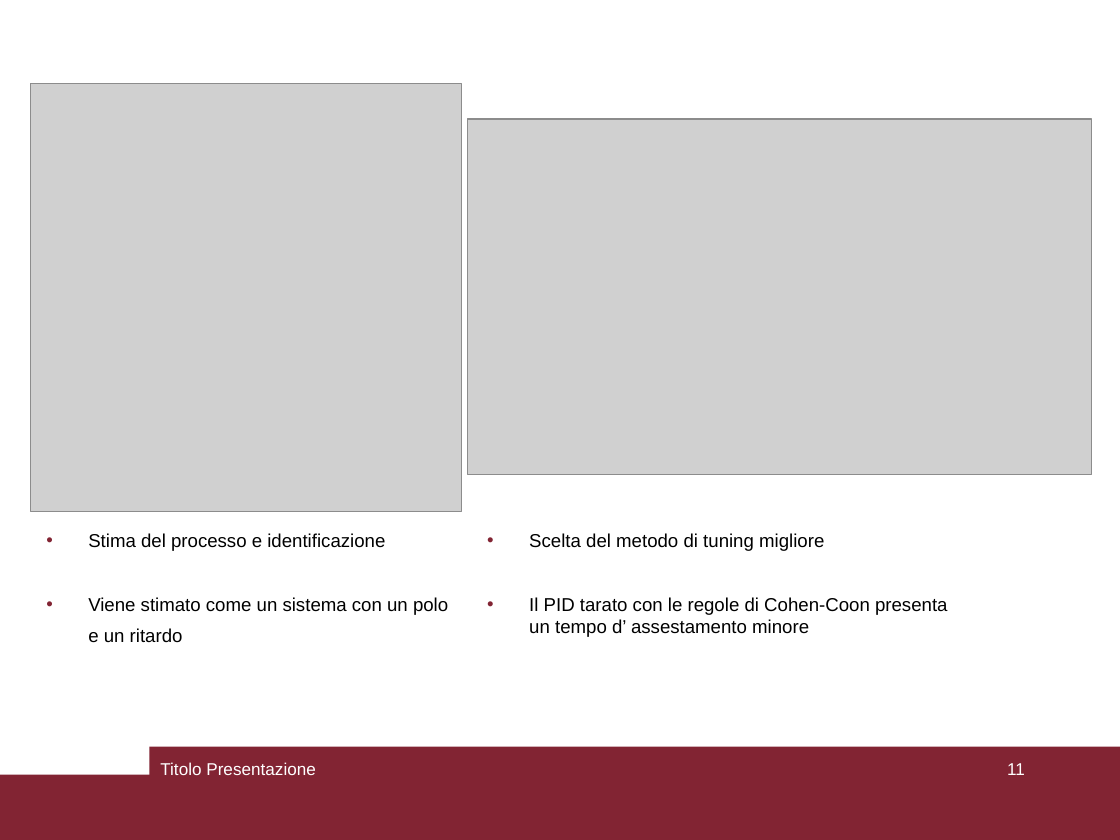
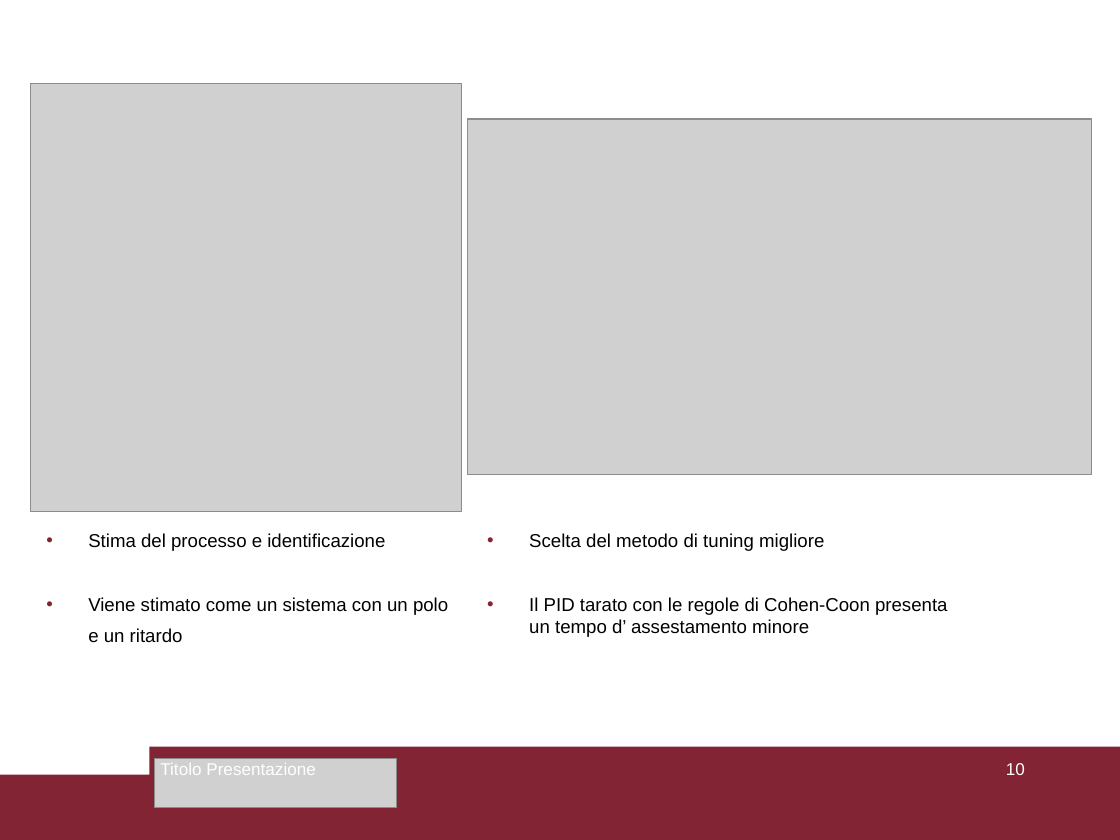
Before and after one commit to LeonardoSalustri/Tesi, a slide deck: slide 10 of Formule_presentazione/Presentazione_versione3.odp (slide 11 before the commit). Drawn at 1120x840 pixels with LibreOffice and Linux fonts; fonts in the diff are those of the drawing; grey boxes stand for pictures. Boxes give left, top, right and bottom in pixels: in the first picture for what was removed or moved away, otherwise in the second. Text is boxed around its words. In the diff, an @@ line names an element or a change of style, - is before the commit and + after.

```diff
--- a/Formule_presentazione/Presentazione_versione3.odp
+++ b/Formule_presentazione/Presentazione_versione3.odp
@@ picture added at bbox=[155, 758, 398, 808] @@
@@ page number at bbox=[1006, 763, 1025, 775]: text changed @@
-11
+10
```
Also in this commit, not shown: 12 other slides changed, 1 slide added, 1 slide removed, 15 other files.
